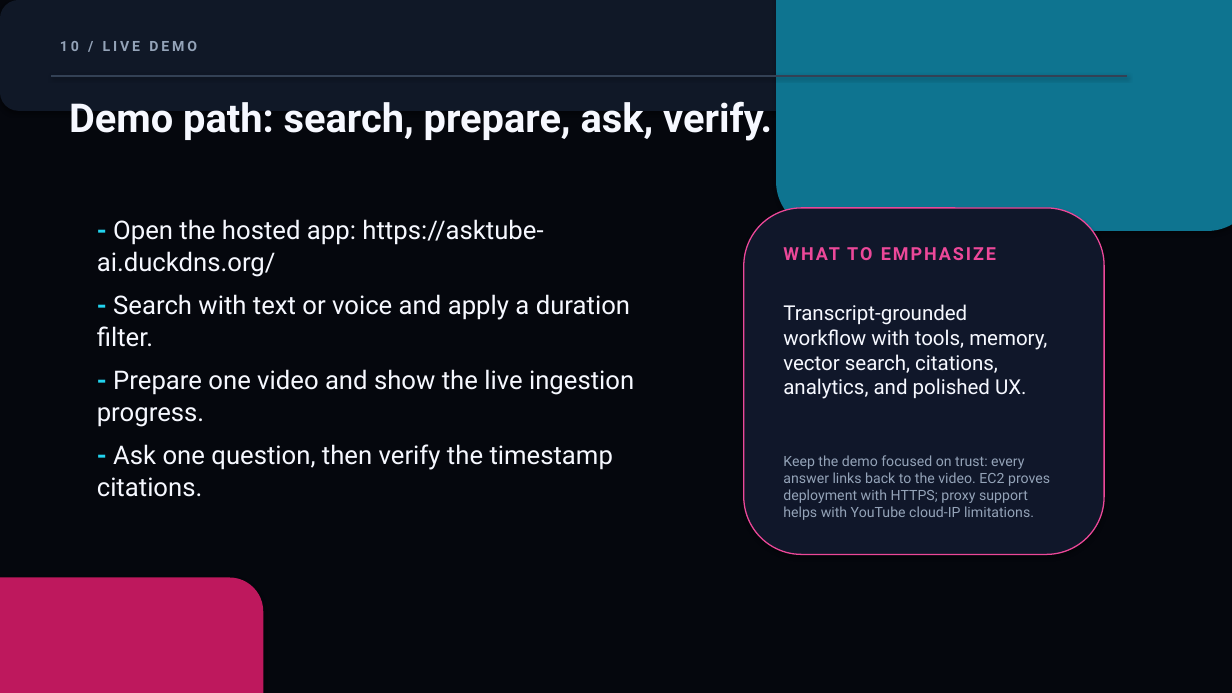
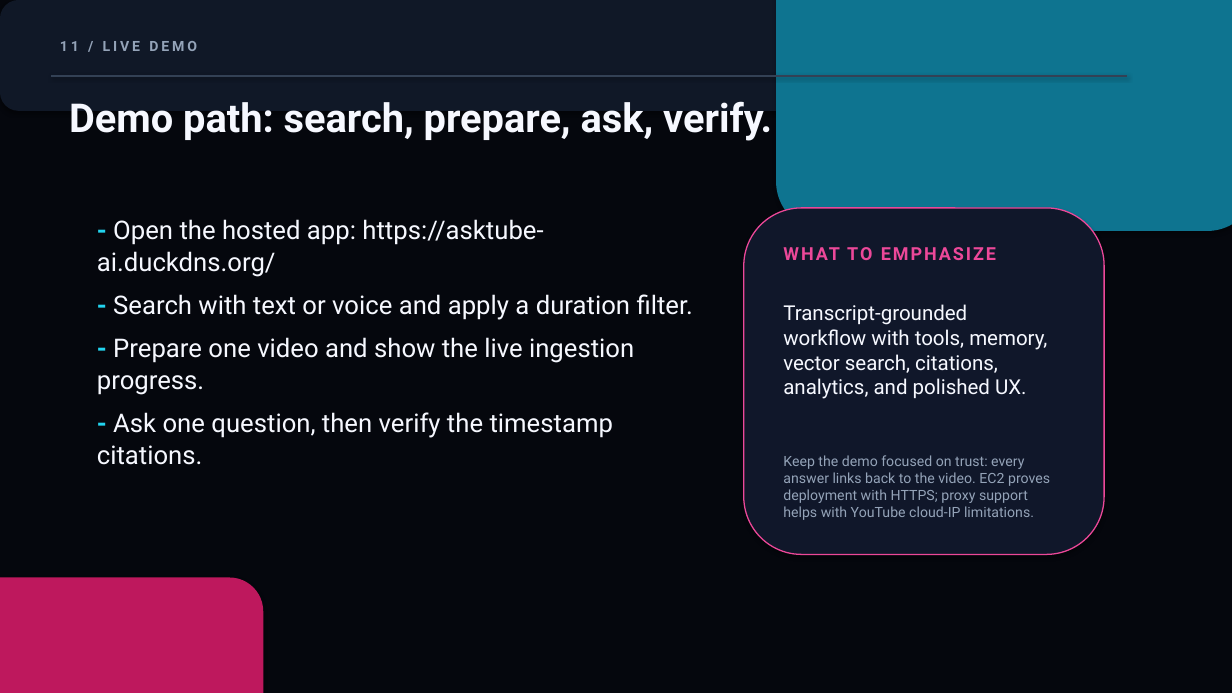
Before and after one commit to sabeurzarai/asktube-ai, a slide deck: slide 12 of docs/AskTube_AI_Presentation.pptx (slide 11 before the commit). Drawn at 1232x693 pixels with LibreOffice and Linux fonts; fonts in the diff are those of the drawing. Boxes give left, top, right and bottom in pixels: in the first picture for what was removed or moved away, otherwise in the second. Text is boxed around its words. In the diff, an @@ line names an element or a change of style, - is before the commit and + after.

```diff
--- a/docs/AskTube_AI_Presentation.pptx
+++ b/docs/AskTube_AI_Presentation.pptx
@@ text at [60, 41, 197, 51]: text changed @@
-10 / LIVE DEMO
+11 / LIVE DEMO
@@ text "- Open the hosted app: ..." rewrapped from [97, 219, 634, 470] to [97, 219, 693, 465] @@
```
Also in this commit, not shown: 2 other slides changed, 1 slide added, 1 other file.
